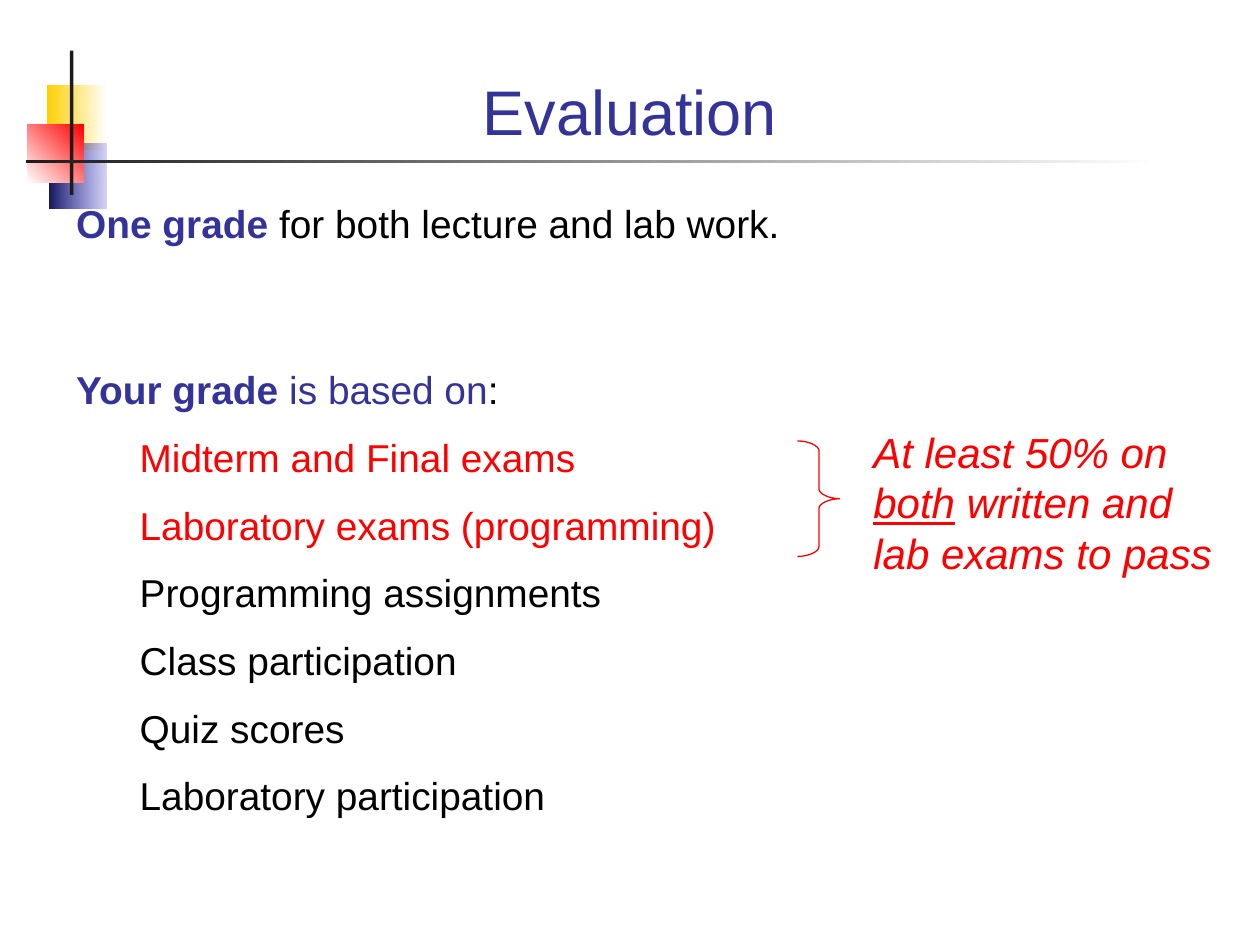
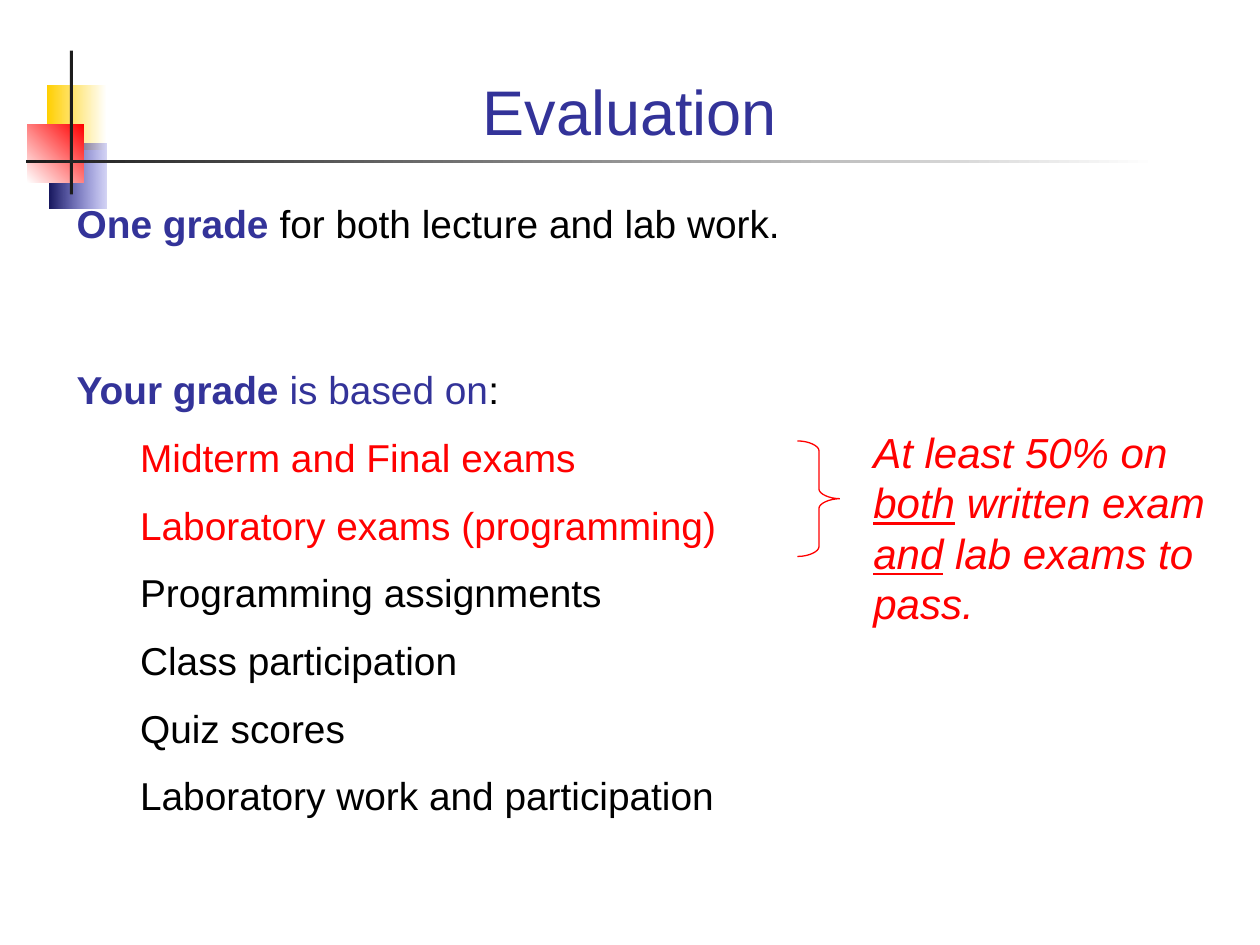
Before and after one commit to skeoop/skeoop.github.io, a slide deck: slide 9 of week1/0-Introduction-to-Course.ppt. Drawn at 1260x945 pixels with LibreOffice and Linux fonts; fonts in the diff are those of the drawing. Boxes give left, top, right and bottom in pixels: in the first picture for what was removed or moved away, otherwise in the second. Text is boxed around its words. In the diff, an @@ line names an element or a change of style, - is before the commit and + after.

```diff
--- a/week1/0-Introduction-to-Course.ppt
+++ b/week1/0-Introduction-to-Course.ppt
@@ text at (873,437,1205,628): text changed @@
-At least 50% on both written and lab exams to pass
+At least 50% on both written exam and lab exams to pass.
@@ text at (140,782,714,817): text changed @@
-  Laboratory participation
+  Laboratory work and participation
```
Also in this commit, not shown: 7 other slides changed, 3 slides added, 2 slides removed, 10 other files.
